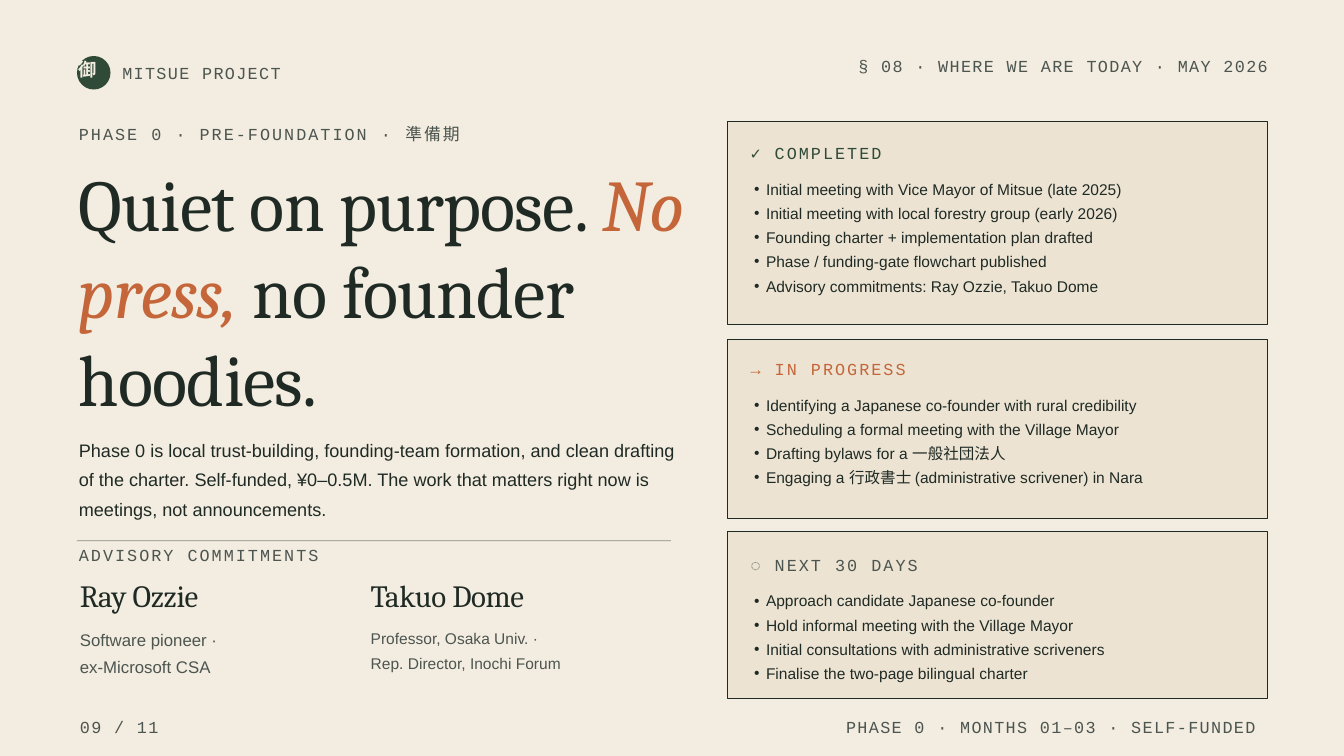
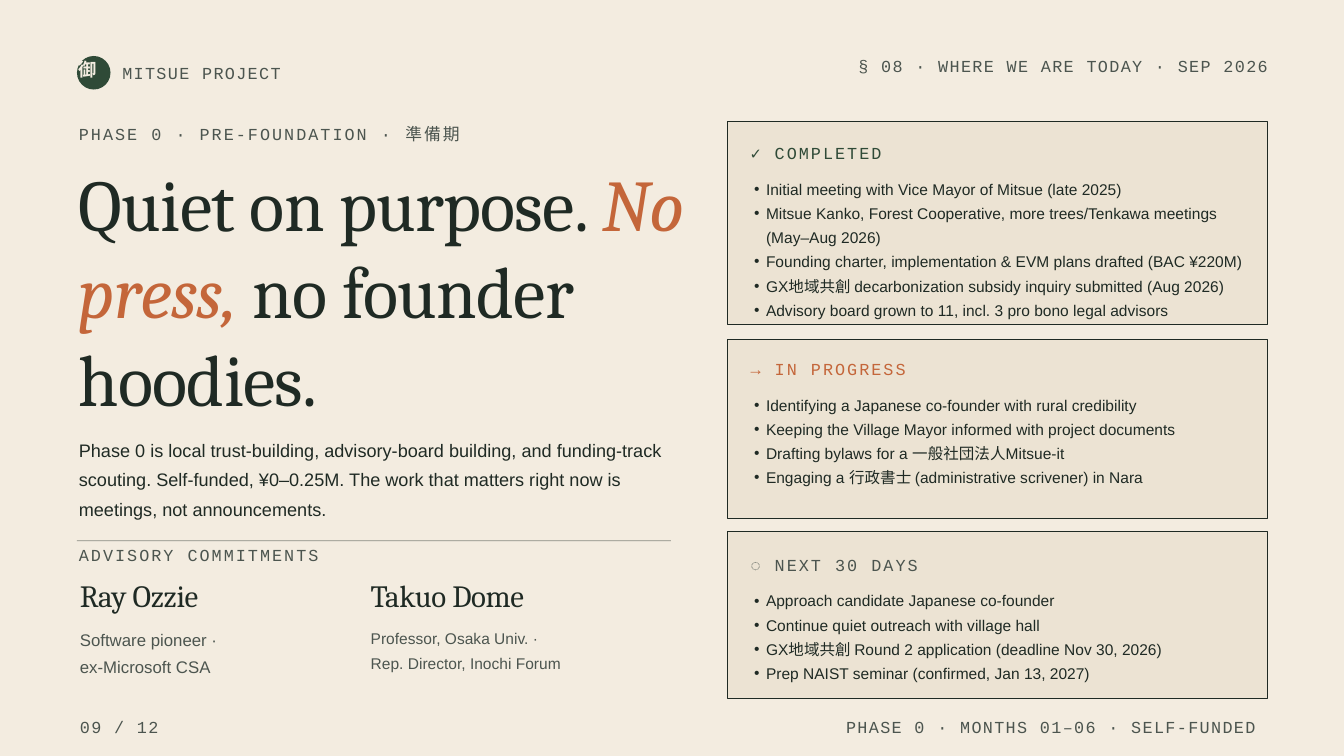
Before and after one commit to robouden/mitsue-ai-data-center, a slide deck: slide 9 of decks/Mitsue Project Presentation.pptx. Drawn at 1344x756 pixels with LibreOffice and Linux fonts; fonts in the diff are those of the drawing. Boxes give left, top, right and bottom in pixels: in the first picture for what was removed or moved away, otherwise in the second. Text is boxed around its words. In the diff, an @@ line names an element or a change of style, - is before the commit and + after.

```diff
--- a/decks/Mitsue Project Presentation.pptx
+++ b/decks/Mitsue Project Presentation.pptx
@@ text at (881,61,1267,72): text changed @@
-§ 08 · WHERE WE ARE TODAY · MAY 2026
+§ 08 · WHERE WE ARE TODAY · SEP 2026
@@ text at (766,207,1242,319): text changed @@
-• Initial meeting with local forestry group (early 2026)
-• Founding charter + implementation plan drafted
-• Phase / funding-gate flowchart published
-• Advisory commitments: Ray Ozzie, Takuo Dome
+• Mitsue Kanko, Forest Cooperative, more trees/Tenkawa meetings (May–Aug 2026)
+• Founding charter, implementation & EVM plans drafted (BAC ¥220M)
+• GX地域共創 decarbonization subsidy inquiry submitted (Aug 2026)
+• Advisory board grown to 11, incl. 3 pro bono legal advisors
@@ text at (79,444,662,520): text changed @@
-Phase 0 is local trust-building, founding-team formation, and clean drafting of the charter. Self-funded, ¥0–0.5M. The work that matters right now is meetings, not announcements.
+Phase 0 is local trust-building, advisory-board building, and funding-track scouting. Self-funded, ¥0–0.25M. The work that matters right now is meetings, not announcements.
@@ text at (766,423,1175,462): text changed @@
-• Scheduling a formal meeting with the Village Mayor
-• Drafting bylaws for a 一般社団法人
+• Keeping the Village Mayor informed with project documents
+• Drafting bylaws for a 一般社団法人Mitsue-it
@@ text at (766,619,1162,682): text changed @@
-• Hold informal meeting with the Village Mayor
-• Initial consultations with administrative scriveners
-• Finalise the two-page bilingual charter
+• Continue quiet outreach with village hall
+• GX地域共創 Round 2 application (deadline Nov 30, 2026)
+• Prep NAIST seminar (confirmed, Jan 13, 2027)
@@ text at (80,722,158,733): text changed @@
-09 / 11
+09 / 12
@@ text at (846,722,1255,733): text changed @@
-PHASE 0 · MONTHS 01–03 · SELF-FUNDED
+PHASE 0 · MONTHS 01–06 · SELF-FUNDED
```
Also in this commit, not shown: 11 other slides changed, 1 other file.
